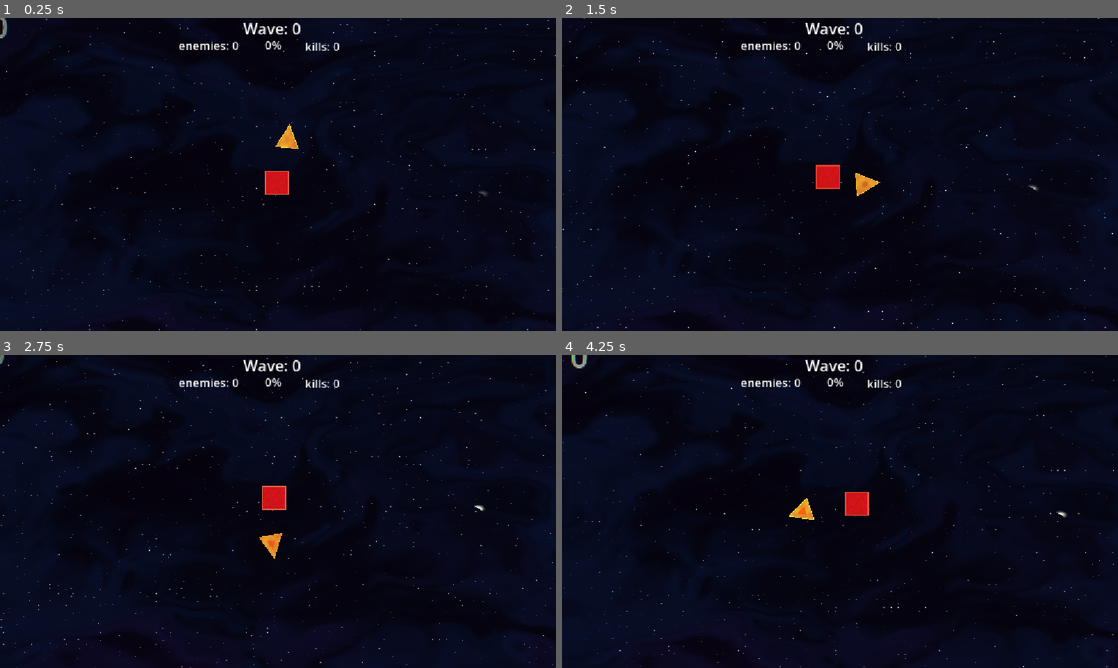
Above: before the commit, frames 1-4 (two rows, left to right).
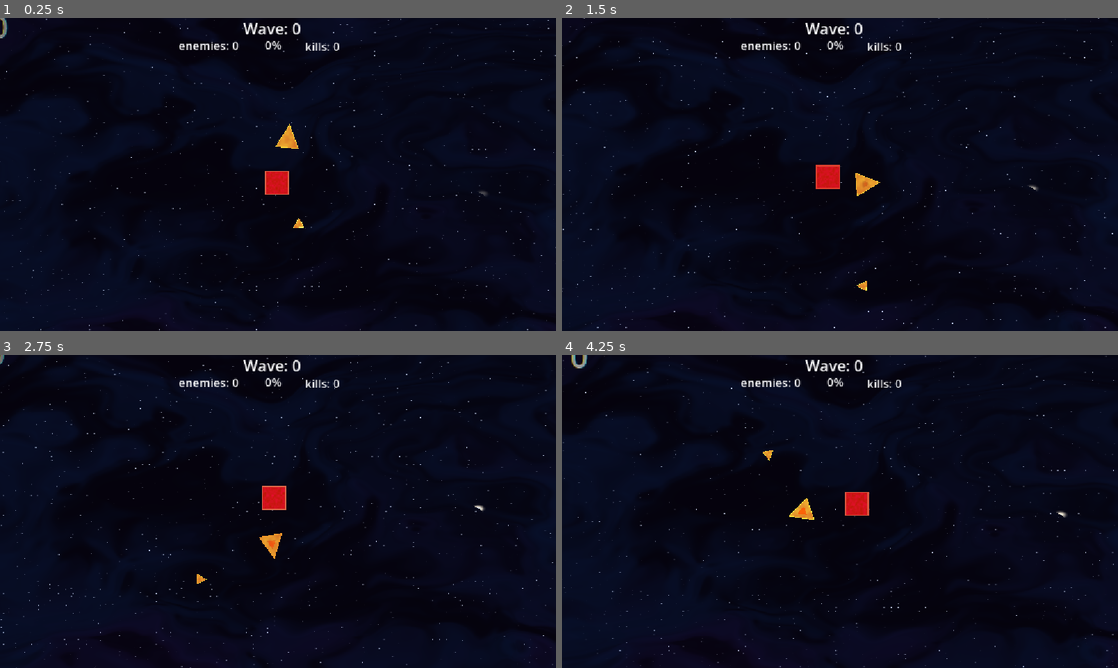
Above: after the commit, the same moments.

Repository: Eugene0-dev/SqRT
Game: Godot game, scene res://scenes/world.tscn
Same seed, same stepped clock (60 frames per second), same inputs: the game is played once before the commit and once after it.
Inputs:
- Up to frame 1 (0.25 s): no input
- Up to frame 2 (1.5 s): no input
- Up to frame 3 (2.75 s): no input
- Up to frame 4 (4.25 s): no input

The runs differ from the first frame. In frame 1, less than 0.1% of the frame differs, in the area x 52-55%, y 64-68%; in frame 2, less than 0.1%; in frame 3, less than 0.1%; in frame 4, less than 0.1%.
Error before the commit: Invalid assignment of property or key 'circles_counter' with value of type 'int' on a base object of type 'Nil'. (res://scripts/world.gd:60)
Error after the commit: Invalid assignment of property or key 'circles_counter' with value of type 'int' on a base object of type 'Nil'. (res://scripts/world.gd:66)

Commit message:
EBANA

Diff:
--- a/scenes/strike.tscn
+++ b/scenes/strike.tscn
@@ -1,5 +1,6 @@
 [gd_scene format=3 uid="uid://lnbgsp5xr0kt"]
 
+[ext_resource type="Script" uid="uid://duog3eugdxd0d" path="res://scripts/strike.gd" id="1_0o8ji"]
 [ext_resource type="Shader" uid="uid://drs5il1jl7pq1" path="res://shaders/outline.gdshader" id="1_lwoq4"]
 [ext_resource type="Shader" uid="uid://oespjy30286q" path="res://shaders/fill.gdshader" id="2_0o8ji"]
 
@@ -28,6 +29,7 @@
 radius = 500.0
 
 [node name="Strike" type="CharacterBody2D" unique_id=144507513]
+script = ExtResource("1_0o8ji")
 
 [node name="CollisionPolygon2D" type="CollisionPolygon2D" parent="." unique_id=1062559737]
 polygon = PackedVector2Array(-11, 9, 0, -9, 11, 9)
--- /dev/null
+++ b/scripts/strike.gd
@@ -0,0 +1,95 @@
+class_name Strike
+extends Shape
+
+@onready var sight_field: Area2D = $Sight_Area2D
+@onready var damage_field: Area2D = $Damage_Area2D
+
+var square: Square
+var rotation_speed: float = 5.0
+var orbit_radius: float = 250.0
+var angle: float = 0
+var target: Shape
+var enemies: Array[Shape] = []
+
+func _ready() -> void:
+	sight_field.body_entered.connect(on_sight_body_entered)
+	sight_field.body_exited.connect(on_sight_body_exited)
+	damage_field.body_entered.connect(on_damage_body_entered)
+
+func on_sight_body_entered(body: Node2D) -> void:
+	if body is Circle:
+		enemies.append(body)
+
+func on_sight_body_exited(body: Node2D) -> void:
+	if body is Circle:
+		enemies.erase(body)
+
+func setup(args: Dictionary) -> void:
+	super(args)
+	if args.has("square"): square = args["square"]
+	if args.has("speed"): speed = args["speed"]
+
+func _physics_process(delta: float) -> void:
+	if enemies.is_empty():
+		idle(delta)
+	else:
+		aim(delta)
+		var destiny = get_target_position()
+		move_to(destiny)
+	move_and_slide()
+
+func aim(delta) -> void:
+	target = null
+	var min_distance: float = INF
+
+	for enemy in enemies:
+		if not is_instance_valid(enemy):
+			continue
+
+		var distance := global_position.distance_to(enemy.global_position)
+		if distance < min_distance:
+			min_distance = distance
+			target = enemy
+
+	if is_instance_valid(target):
+		spin(target.global_position, delta)
+
+func deal_damage(target: Shape) -> void:
+	var target_hp: float = target.health
+	var dmg: float = minf(target_hp,health)
+	target.take_damage(dmg)
+	take_damage(dmg)
+
+func on_damage_body_entered(body:Node2D) -> void:
+	if body is Circle: deal_damage(body)
+
+func get_target_position() -> Vector2:
+	if not is_instance_valid(target):
+		return global_position
+	return target.global_position
+
+func move_to(destiny:Vector2) -> void:
+	var direction = global_position.direction_to(destiny)
+	velocity = direction * speed
+
+func spin(destiny: Vector2, delta, back: bool = false) -> Vector2:
+	var direction: Vector2 = global_position.direction_to(destiny)
+	var offset := -PI / 2 if back else PI / 2
+	var target_rotation := direction.angle() + offset
+
+	rotation = lerp_angle(
+		rotation,
+		target_rotation,
+		rotation_speed * delta
+	)
+	return direction
+
+func idle(delta: float) -> void:
+	angle += delta
+	var destination := square.global_position + Vector2(
+		cos(angle),
+		sin(angle)
+	) * orbit_radius
+
+	velocity = global_position.direction_to(destination) * speed
+	spin(square.global_position, delta, true)
--- a/scripts/world.gd
+++ b/scripts/world.gd
@@ -9,13 +9,14 @@
 var counta: Counta
 var numbas: Array[Numba] = []
 
-enum shape_types {SQUARE, TRIANGLE, CIRCLE}
+enum shape_types {SQUARE, TRIANGLE, CIRCLE, STRIKE}
 enum object_types {NUMBA, COUNTA}
 
 var shape_scenes: Dictionary = {
 	shape_types.SQUARE: load("res://scenes/square.tscn"),
 	shape_types.TRIANGLE: load("res://scenes/triangle.tscn"),
-	shape_types.CIRCLE: load("res://scenes/circle.tscn")
+	shape_types.CIRCLE: load("res://scenes/circle.tscn"),
+	shape_types.STRIKE: load("res://scenes/strike.tscn")
 }
 
 var object_scenes: Dictionary = {
@@ -38,6 +39,11 @@
 		shape_types.TRIANGLE,
 		square.global_position + Vector2(0.0, -100.0),
 		{"health": 200, "square": square}
+	)
+	spawn(
+		shape_types.STRIKE,
+		square.global_position + Vector2(0.0, 100.0),
+		{"health": 200, "square": square, "speed": 200}
 	)
 	drop(
 		object_types.COUNTA,
@@ -96,7 +102,7 @@
 	shape.global_position = pos
 
 	if shape is Circle: circles.append(shape)
-	elif shape is Triangle: triangles.append(shape)
+	elif shape is Triangle or shape is Strike: triangles.append(shape)
 	elif shape is Square: square = shape
 
 	shape.shape_destroyed.connect(on_shape_destroyed)
